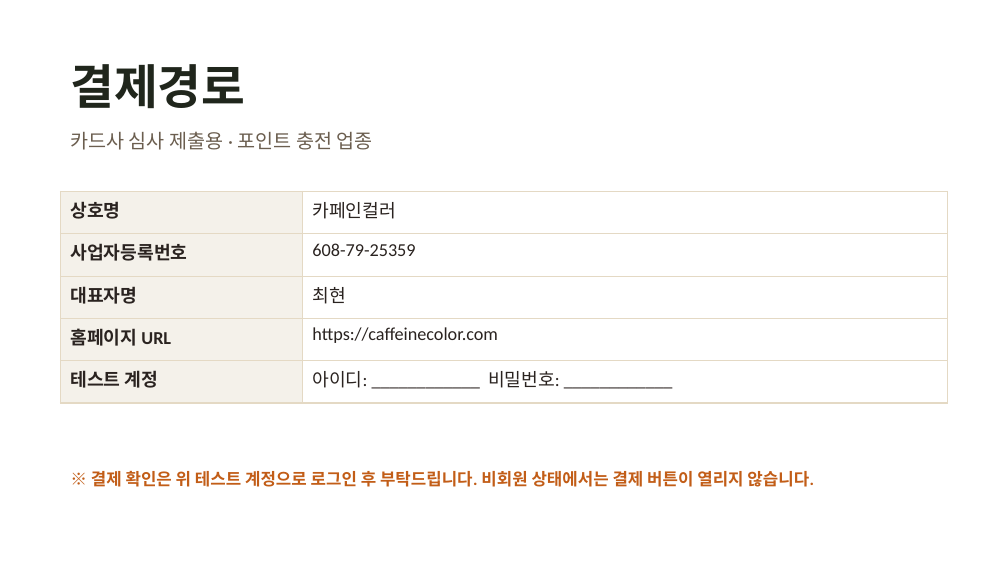
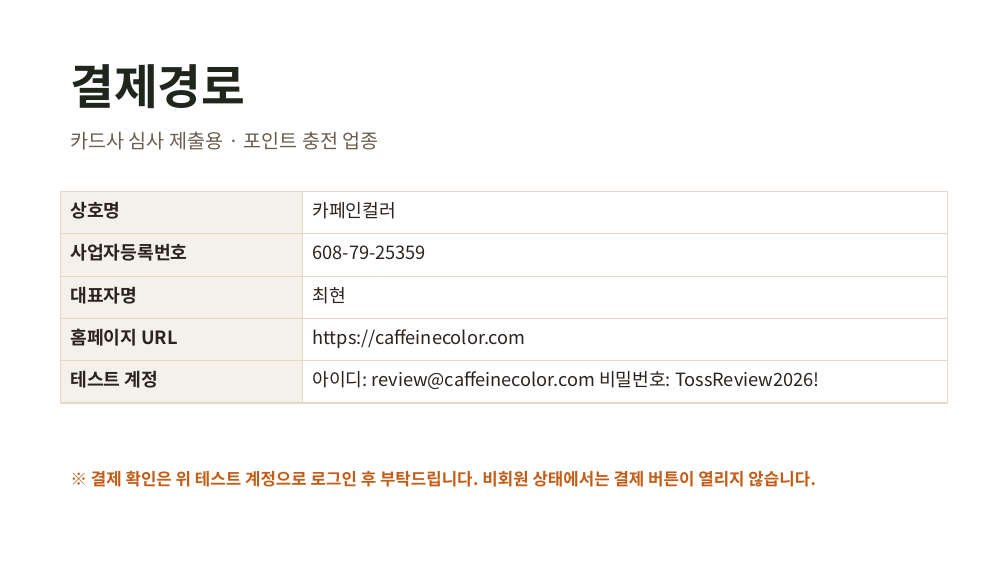
Before and after one commit to hyunplanb-cyber/ia-generation-platform, a slide deck: slide 1 of 가격정책/결제경로_카페인컬러.pptx. Drawn at 1008x567 pixels with LibreOffice and Linux fonts; fonts in the diff are those of the drawing. Boxes give left, top, right and bottom in pixels: in the first picture for what was removed or moved away, otherwise in the second. Text is boxed around its words. In the diff, an @@ line names an element or a change of style, - is before the commit and + after.

```diff
--- a/가격정책/결제경로_카페인컬러.pptx
+++ b/가격정책/결제경로_카페인컬러.pptx
@@ text "카드사 심사 제출용 · 포인트 ..." at box(70, 131, 379, 150): font Calibri to Noto Sans CJK KR @@
@@ table at box(60, 192, 948, 403) @@
-row 5, column 2: 아이디: ____________ 비밀번호: ____________
+row 5, column 2: 아이디: review@caffeinecolor.com 비밀번호: TossReview2026!
@@ font Calibri to Noto Sans CJK KR in "상호명", "카페인컬러", "사업자등록번호", "608-79-25359" and 5 more places @@
@@ text "※ 결제 확인은 위 테스트 ..." at box(91, 471, 816, 487): font Calibri to Noto Sans CJK KR @@
```
Also in this commit, not shown: 11 other slides changed, 3 slides added, 55 other files.
